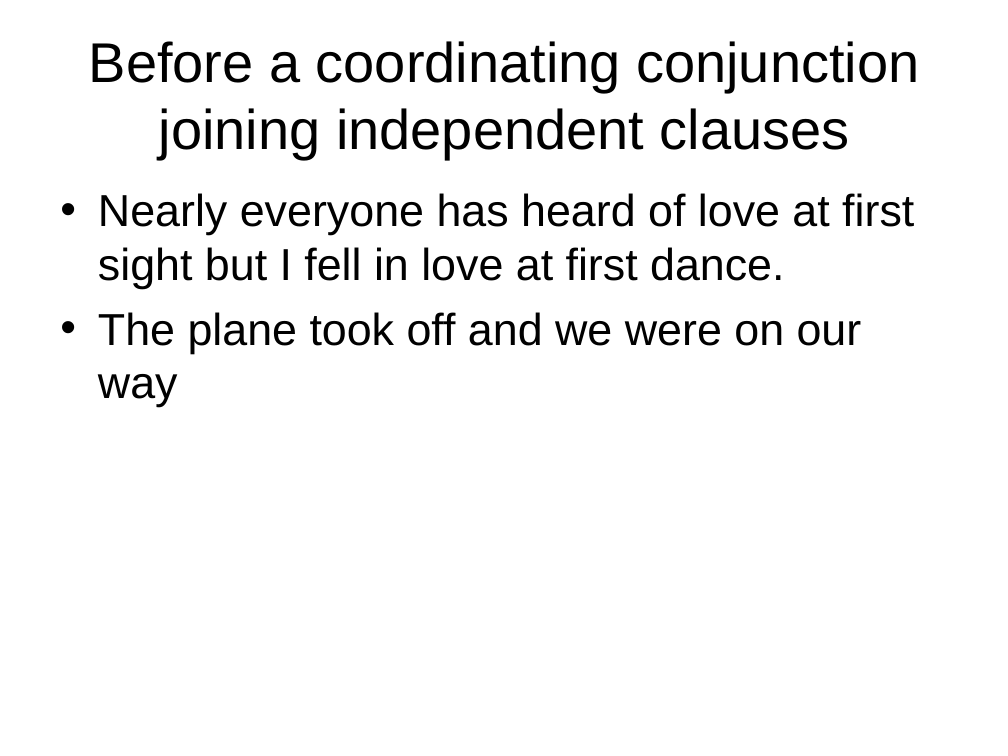
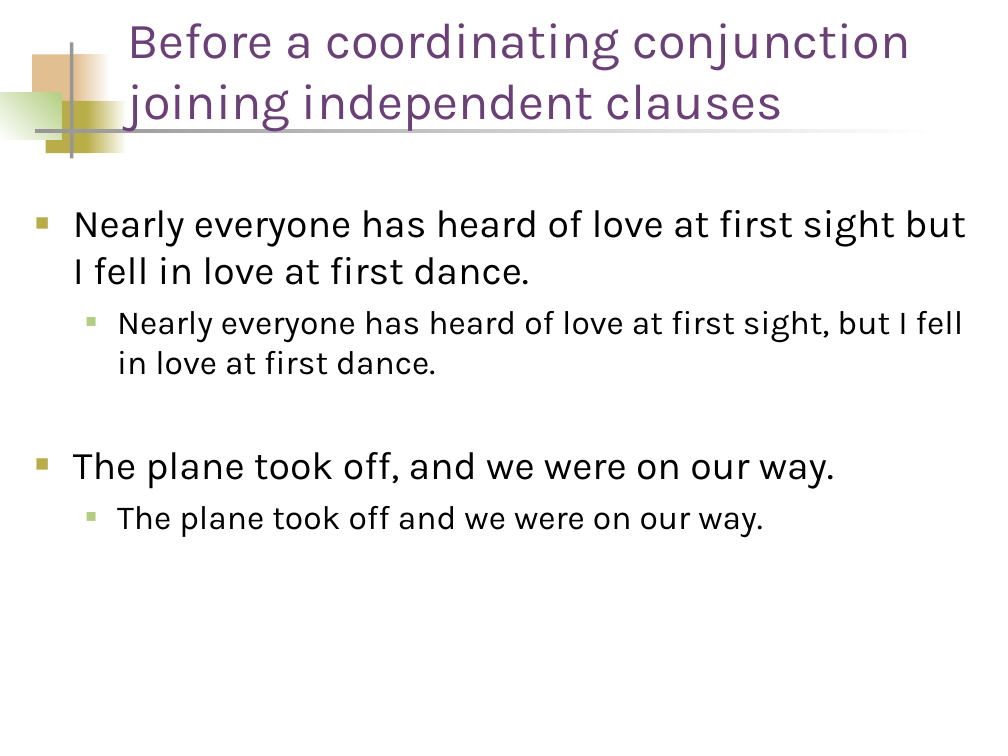
Before and after one commit to palmerc/lab, a slide deck: slide 3 of classes/engl4190/commas_and_end_punctuation.ppt. Drawn at 1008x756 pixels with LibreOffice and Linux fonts; fonts in the diff are those of the drawing. Boxes give left, top, right and bottom in pixels: in the first picture for what was removed or moved away, otherwise in the second. Text is boxed around its words. In the diff, an @@ line names an element or a change of style, - is before the commit and + after.

```diff
--- a/classes/engl4190/commas_and_end_punctuation.ppt
+++ b/classes/engl4190/commas_and_end_punctuation.ppt
@@ title "Before a coordinating conjunction joining ...": place and size @@
-title "Before a coordinating conjunction joining ..." at box(89, 41, 919, 159)
+title "Before a coordinating conjunction joining ..." at box(128, 23, 910, 131)
@@ title "Before a coordinating conjunction joining ..." at box(128, 23, 910, 131): size 40 to 36 pt, font Arial to Karla, text colour #000000 to #6A4076; alignment centre to left; vertical alignment middle to bottom @@
@@ rectangle added at box(32, 54, 81, 107), fill #E1BF91 @@
@@ rectangle added at box(70, 42, 73, 158), fill #969696 @@
@@ rectangle added at box(75, 54, 111, 107), fill gradient #FFFFFF to #E1BF91 @@
@@ rectangle added at box(0, 93, 61, 139), fill gradient #B3CE82 to #FFFFFF @@
@@ rectangle added at box(45, 101, 92, 153), fill #B8AD48 @@
@@ rectangle added at box(87, 101, 127, 153), fill gradient #FFFFFF to #B8AD48 @@
@@ rectangle added at box(35, 129, 942, 132), fill gradient #FFFFFF to #969696 @@
@@ text "Nearly everyone has heard of ...": place and size @@
-text "Nearly everyone has heard of ..." at box(98, 193, 914, 407)
+text "Nearly everyone has heard of ..." at box(73, 210, 966, 538)
@@ text at box(73, 210, 966, 285): size 32 to 28 pt, font Arial to Karla in "Nearly everyone has heard of love at ..."; bullet • to ■; less space between paragraphs; bullet colour #000000 to #B8AD48 @@
@@ text at box(73, 311, 964, 538): text changed; size 32 to 24 pt; font Arial to Karla @@
-• The plane took off and we were on our way
+  ■ Nearly everyone has heard of love at first sight, but I fell in love at first dance.
+■ The plane took off, and we were on our way.
+  ■ The plane took off and we were on our way.
```
Also in this commit, not shown: 17 other slides changed, 2 slides added, 4 slides removed.
